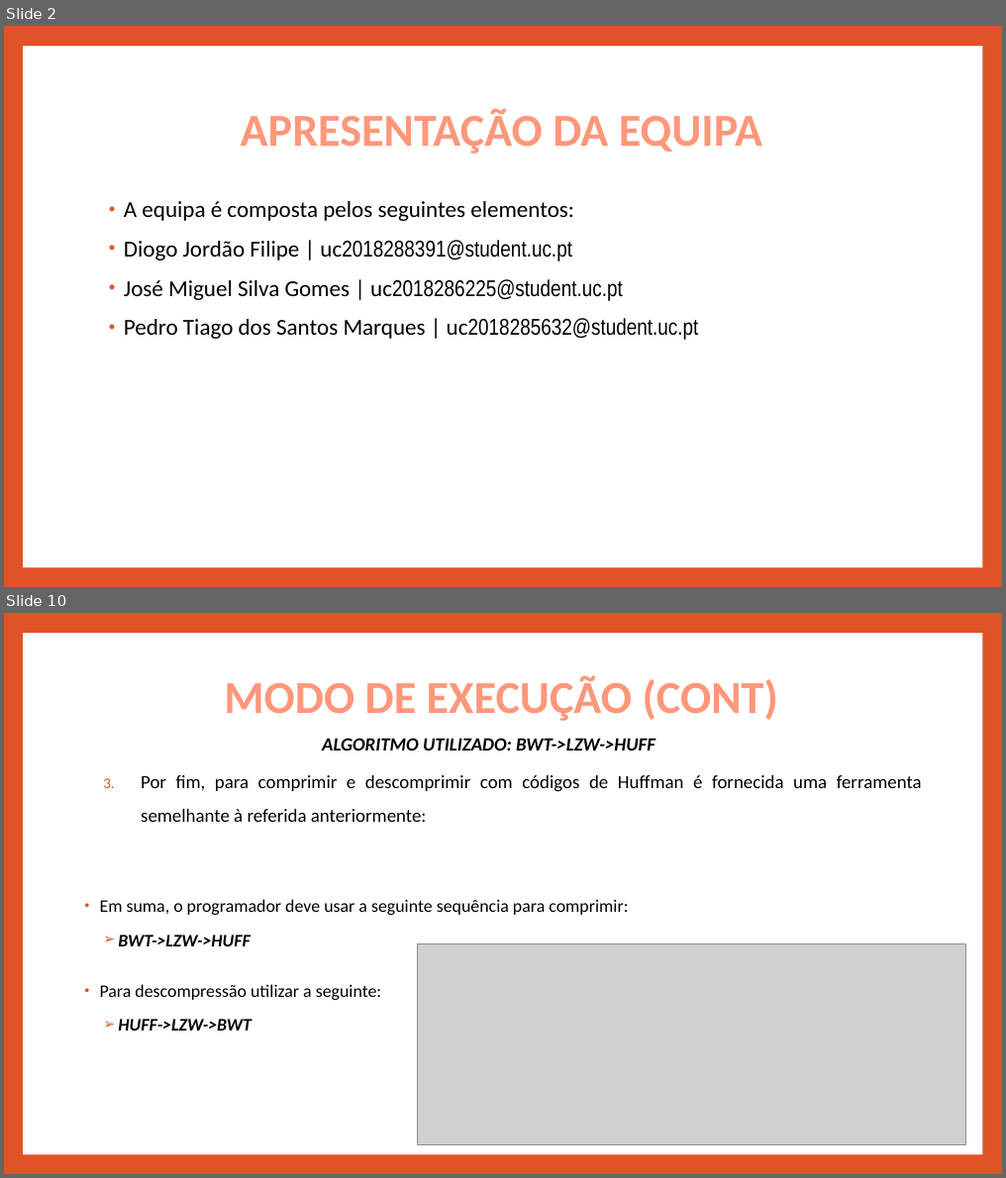
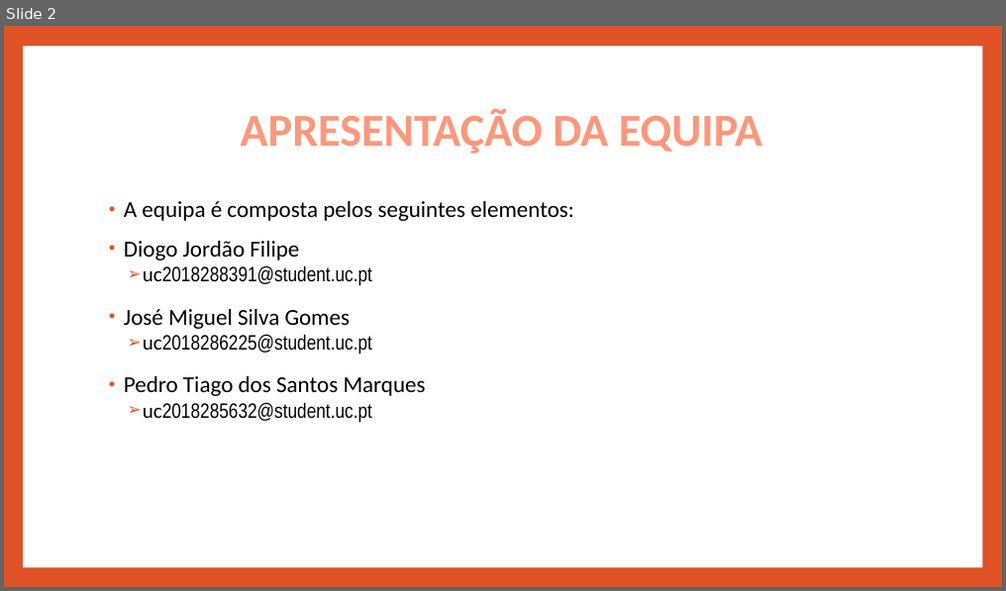
Before and after one commit to pedrotiag0/BD-Leiloes, a slide deck: Meta1/Apresentacao Meta 1 - BD.pptx. Shown one above the other, each under a label of ours: slides 2 and 10 before the commit, slide 2 after it; the slides between them are not shown. The pictures are 1006x1178 and 1006x591 pixels, drawn with LibreOffice and Linux fonts; fonts in the diff are those of the drawing; grey boxes stand for pictures. Boxes give left, top, right and bottom in pixels: in the first picture for what was removed or moved away, otherwise in the second. Text is boxed around its words. In the diff, an @@ line names an element or a change of style, - is before the commit and + after.

```diff
--- a/Meta1/Apresentacao Meta 1 - BD.pptx
+++ b/Meta1/Apresentacao Meta 1 - BD.pptx
@@ slide 10 removed at (4, 613, 1002, 1174), background #DF5327; not listed: 1 template element that a slide beside it also shows @@
@@ title removed at (224, 675, 778, 721) @@
-MODO DE EXECUÇÃO (CONT)
@@ text removed at (322, 738, 655, 751) @@
-ALGORITMO UTILIZADO: BWT->LZW->HUFF
@@ text removed at (100, 775, 922, 1031) @@
-  3. Por fim, para comprimir e descomprimir com códigos de Huffman é fornecida uma ferramenta semelhante à referida anteriormente:
-• Em suma, o programador deve usar a seguinte sequência para comprimir:
-  ➢ BWT->LZW->HUFF
-• Para descompressão utilizar a seguinte:
-  ➢ HUFF->LZW->BWT
@@ picture removed at (417, 944, 965, 1145) @@
@@ slide 2 changed as well @@
@@ text at (124, 241, 426, 423): text changed; size 22 to 20 pt; font Calibri to Arial Narrow @@
-• Diogo Jordão Filipe | uc2018288391@student.uc.pt
-• José Miguel Silva Gomes | uc2018286225@student.uc.pt
-• Pedro Tiago dos Santos Marques | uc2018285632@student.uc.pt
+• Diogo Jordão Filipe
+  ➢ uc2018288391@student.uc.pt
+• José Miguel Silva Gomes
+  ➢ uc2018286225@student.uc.pt
+• Pedro Tiago dos Santos Marques
+  ➢ uc2018285632@student.uc.pt
```
Also in this commit, not shown: 2 other slides changed, 7 slides added, 7 other slides removed.
